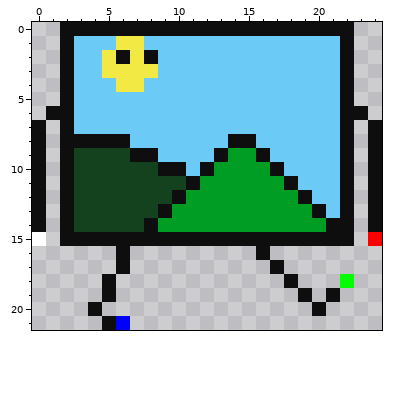
Pixel-art sprite, stored at media/imgEnemy/1/spr2.png. The picture above was drawn from the file before the commit.
The file is 125x110 pixels, drawn in blocks of 5x5; one block is one cell here.
After:
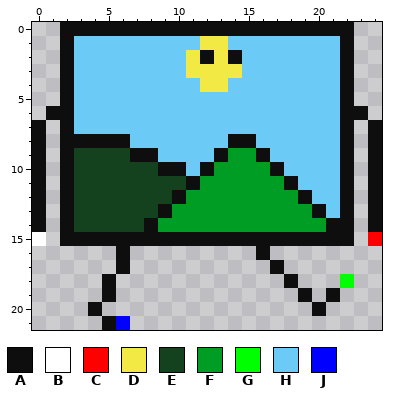
Palette (. is transparent): A #0e0e0e  B #ffffff  C #ff0000  D #f2e945  E #14421f  F #009d25  G #00ff00  H #6bcaf6  J #0000ff
Edits made:
Colour A replaces colour H in row 2 at x 12 and 14.
Colour D replaces colour H in row 1 at x 12 to 13; in row 2 at x 11 and 13; in row 3 at x 11 to 14; in row 4 at x 12 to 13.
Colour H replaces colour A in row 2 at x 6 and 8.
Colour H replaces colour D in row 1 at x 6 to 7; in row 2 at x 5 and 7; in row 3 at x 5 to 8; in row 4 at x 6 to 7.
Where, in picture pixels (left, top, right, bottom), the same in both pictures:
changed: (102, 36, 242, 92)
